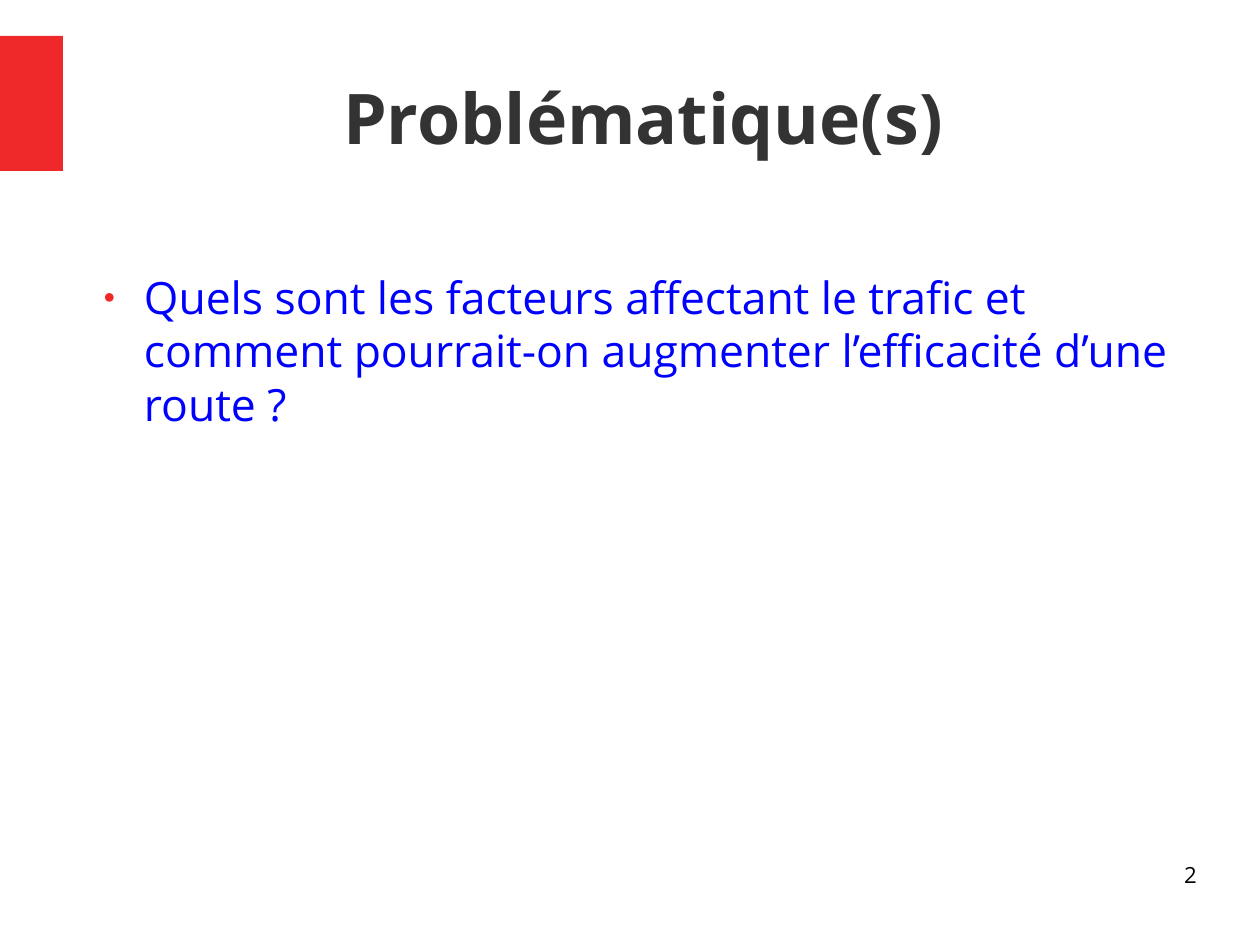
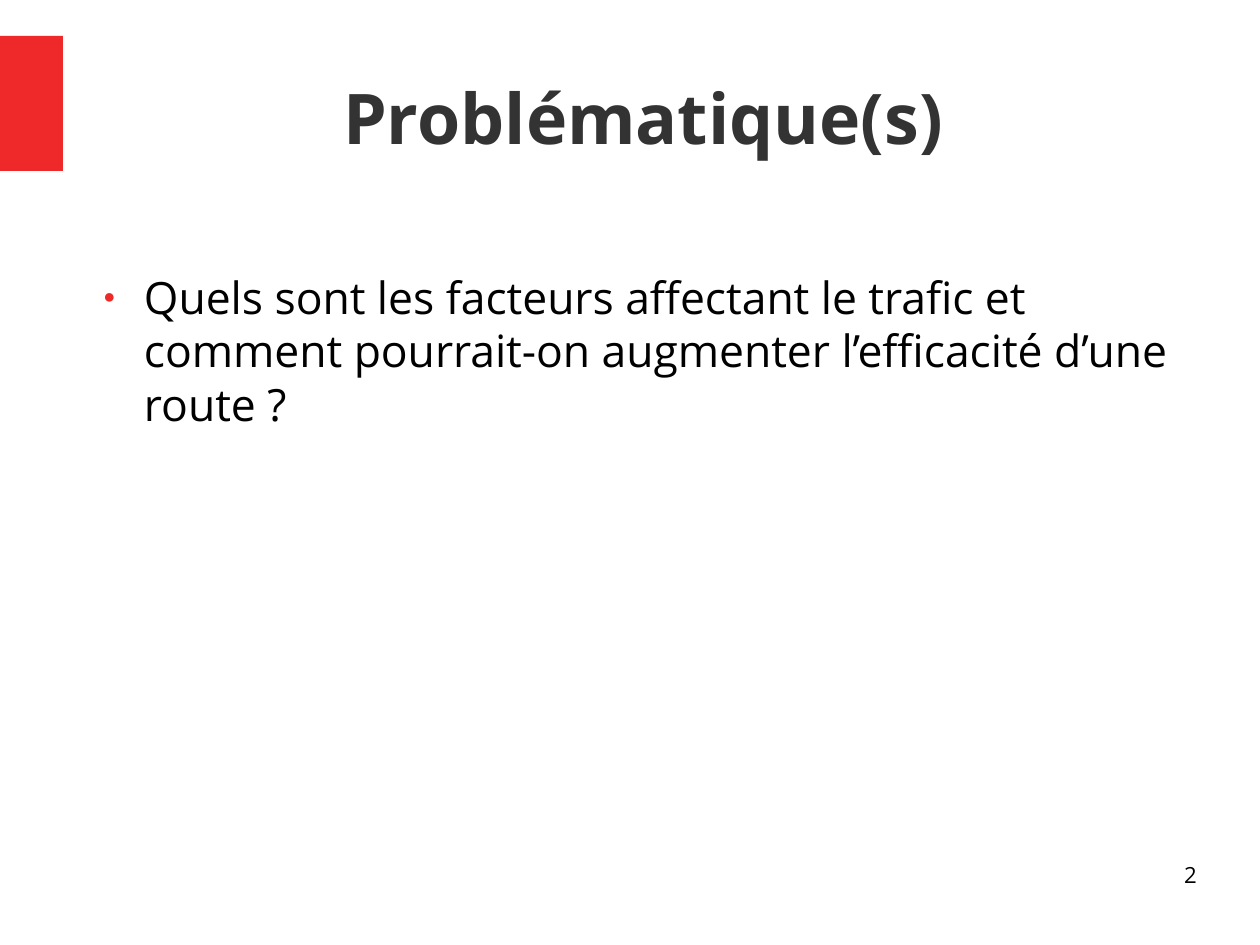
Before and after one commit to jugall/projet_are_final, a slide deck: slide 2 of Téléchargements/are.odp. Drawn at 1260x945 pixels with LibreOffice and Linux fonts; fonts in the diff are those of the drawing. Boxes give left, top, right and bottom in pixels: in the first picture for what was removed or moved away, otherwise in the second. Text is boxed around its words. In the diff, an @@ line names an element or a change of style, - is before the commit and + after.

```diff
--- a/Téléchargements/are.odp
+++ b/Téléchargements/are.odp
@@ text "Quels sont les facteurs affectant ..." at <box>144,280,1167,422</box>: text colour #0000FF to #000000 @@
```
Also in this commit, not shown: 7 other slides changed, 3 slides added, 1 slide removed, 3 other files.
